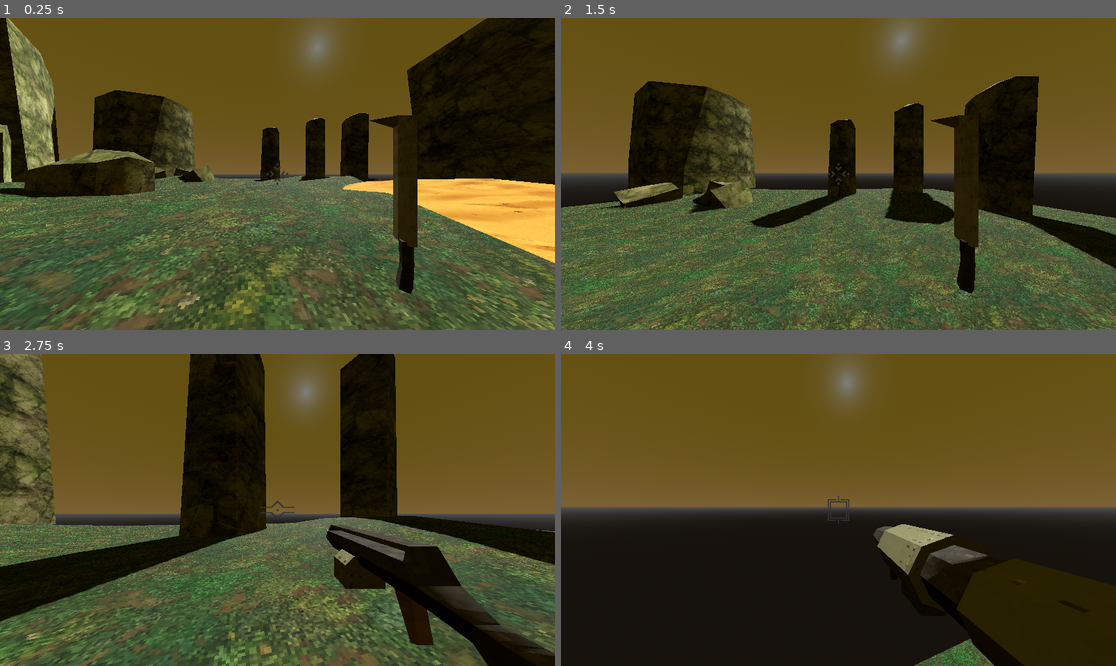
Above: before the commit, frames 1-4 (two rows, left to right).
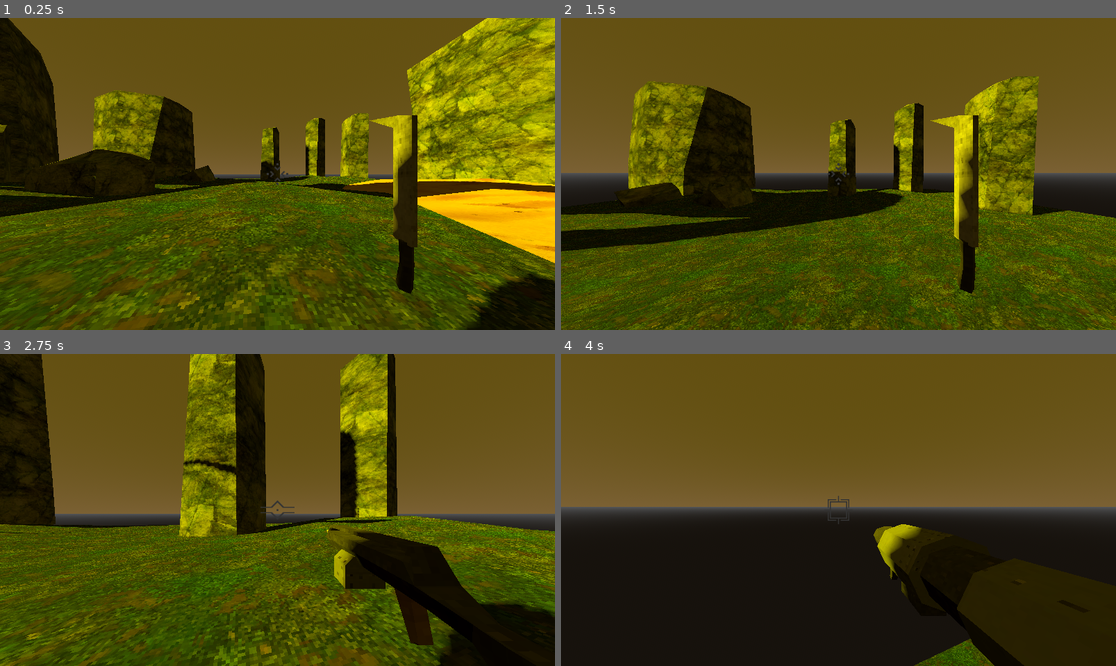
Above: after the commit, the same moments.

Repository: DavidWalshCode/Eldritch-Echoes
Game: Godot game, scene res://levels/level_2.tscn
Two runs of this game, one before a commit and one after it. Both use one fixed random seed, a clock stepped at 60 frames per second and the inputs below. This scene is started directly instead of the project's main scene.
Inputs (mouse positions are in pixels of both pictures, inside the frame that each line leads up to):
- Up to frame 1 (0.25 s): no input
- Up to frame 2 (1.5 s): tap Enter at 0.5 s; move the mouse to (866, 174) at 0.52 s; press the mouse at (866, 174) at 0.53 s; hold W (move_forwards) from 0.53 s (still down); tap Space (jump) at 0.77 s; move the mouse to (810, 174) at 1.27 s; release the mouse at (810, 174) at 1.28 s; tap 1 at 1.35 s
- Up to frame 3 (2.75 s): keep holding W (move_forwards); tap Space (jump) at 1.52 s; move the mouse to (288, 503) at 2.02 s; tap 2 at 2.1 s
- Up to frame 4 (4 s): keep holding W (move_forwards); move the mouse to (832, 516) at 2.77 s; tap 3 at 2.85 s; tap Space (jump) at 3.02, 3.77 s; move the mouse to (877, 513) at 3.52 s; tap 4 at 3.6 s

The runs differ from the first frame. In frame 1, 69% of the frame differs, in the area x 0-100%, y 0-100%; in frame 2, 55%; in frame 3, 55%; in frame 4, 3.4%.

Commit message:
Small updates to levels, testing fog

Diff:
--- a/characters/player/player.tscn
+++ b/characters/player/player.tscn
@@ -323,7 +323,6 @@
 attack_rate = 0.1
 
 [node name="Graphics" type="Node3D" parent="Camera3D/WeaponManager/Weapons/MachineGun"]
-transform = Transform3D(1, 0, 0, 0, 1, 0, 0, 0, 1, 0, 0, 0)
 
 [node name="MachineGun" parent="Camera3D/WeaponManager/Weapons/MachineGun/Graphics" instance=ExtResource("3_te2x3")]
 transform = Transform3D(2.05908, 0, 0, 0, 1.69975, 0, 0, 0, 1.58144, 0.411056, -0.44855, 0.660143)
@@ -413,7 +412,6 @@
 attack_rate = 0.5
 
 [node name="Graphics" type="Node3D" parent="Camera3D/WeaponManager/Weapons/RocketLauncher"]
-transform = Transform3D(1, 0, 0, 0, 1, 0, 0, 0, 1, 0, 0, 0)
 
 [node name="RocketLauncher" parent="Camera3D/WeaponManager/Weapons/RocketLauncher/Graphics" instance=ExtResource("5_l5ban")]
 transform = Transform3D(1.2503, 0, 0, 0, 1.2503, 0, 0, 0, 1.2503, 0.414483, -0.861467, -0.441595)
--- a/levels/level_1.tscn
+++ b/levels/level_1.tscn
@@ -17,6 +17,7 @@
 [sub_resource type="Environment" id="Environment_ublyh"]
 background_mode = 2
 sky = SubResource("Sky_jumne")
+ambient_light_source = 3
 
 [sub_resource type="SphereShape3D" id="SphereShape3D_2iuiu"]
 
@@ -84,7 +85,7 @@
 environment = SubResource("Environment_ublyh")
 
 [node name="DirectionalLight3D" type="DirectionalLight3D" parent="WorldEnvironment"]
-transform = Transform3D(0.320788, 0.890807, -0.321805, -0.643235, 0.454288, 0.616337, 0.69523, 0.00928238, 0.718728, -44.8472, 52.7676, 97.6761)
+transform = Transform3D(0.320788, 0.890807, -0.321805, -0.643235, 0.454288, 0.616338, 0.69523, 0.00928265, 0.718728, -44.8472, 52.7676, 97.6761)
 shadow_enabled = true
 
 [node name="Player" parent="." instance=ExtResource("5_1n71g")]
--- a/levels/level_2.tscn
+++ b/levels/level_2.tscn
@@ -18,6 +18,9 @@
 background_mode = 2
 background_energy_multiplier = 0.5
 sky = SubResource("Sky_jumne")
+ambient_light_source = 3
+volumetric_fog_enabled = true
+volumetric_fog_density = 0.02
 
 [node name="Level2" type="Node3D"]
 
@@ -90,7 +93,8 @@
 environment = SubResource("Environment_ublyh")
 
 [node name="DirectionalLight3D" type="DirectionalLight3D" parent="WorldEnvironment"]
-transform = Transform3D(0.320788, 0.890807, -0.321805, -0.643235, 0.454288, 0.616337, 0.69523, 0.00928238, 0.718728, -44.8472, 52.7676, 97.6761)
+transform = Transform3D(0.45218, 0.153721, 0.87858, -0.454479, -0.807857, 0.375254, 0.767452, -0.568979, -0.295434, 22.9948, 52.7676, 43.2198)
+light_color = Color(0.980392, 0.952941, 0, 1)
 shadow_enabled = true
 
 [node name="Player" parent="." instance=ExtResource("5_i4pyy")]
--- a/levels/level_3.tscn
+++ b/levels/level_3.tscn
@@ -17,6 +17,8 @@
 [sub_resource type="Environment" id="Environment_ublyh"]
 background_mode = 2
 sky = SubResource("Sky_jumne")
+volumetric_fog_enabled = true
+volumetric_fog_density = 0.04
 
 [node name="Level3" type="Node3D"]
 
@@ -93,7 +95,7 @@
 
 [node name="DirectionalLight3D" type="DirectionalLight3D" parent="WorldEnvironment"]
 transform = Transform3D(0.320788, 0.890807, -0.321805, -0.643235, 0.454288, 0.616337, 0.69523, 0.00928238, 0.718728, -44.8472, 52.7676, 97.6761)
-light_color = Color(0.878431, 0.0862745, 0, 1)
+light_color = Color(1, 0.466667, 0, 1)
 light_energy = 1.457
 shadow_enabled = true
 
--- a/levels/level_4.tscn
+++ b/levels/level_4.tscn
@@ -17,6 +17,8 @@
 [sub_resource type="Environment" id="Environment_ublyh"]
 background_mode = 2
 sky = SubResource("Sky_jumne")
+volumetric_fog_enabled = true
+volumetric_fog_density = 0.06
 
 [node name="Level4" type="Node3D"]
 
--- a/levels/level_5.tscn
+++ b/levels/level_5.tscn
@@ -17,6 +17,8 @@
 [sub_resource type="Environment" id="Environment_ublyh"]
 background_mode = 2
 sky = SubResource("Sky_jumne")
+volumetric_fog_enabled = true
+volumetric_fog_density = 0.03
 
 [node name="Level5" type="Node3D"]
 
--- a/weapons/projectiles/rocket.tscn
+++ b/weapons/projectiles/rocket.tscn
@@ -6,6 +6,21 @@
 [ext_resource type="PackedScene" uid="uid://cbi2uae24fd3r" path="res://effects/muzzleflash/muzzleflash3.glb" id="3_erksw"]
 [ext_resource type="Texture2D" uid="uid://dhud8rywluaw6" path="res://effects/circle32.png" id="5_8nqg7"]
 [ext_resource type="PackedScene" uid="uid://cbtf6d7s603ra" path="res://weapons/attackemitters/area_damage_emitter.tscn" id="5_jg43v"]
+
+[sub_resource type="Animation" id="Animation_aihlr"]
+length = 0.001
+tracks/0/type = "value"
+tracks/0/imported = false
+tracks/0/enabled = true
+tracks/0/path = NodePath(".:rotation")
+tracks/0/interp = 1
+tracks/0/loop_wrap = true
+tracks/0/keys = {
+"times": PackedFloat32Array(0),
+"transitions": PackedFloat32Array(1),
+"update": 0,
+"values": [Vector3(0, 0, 0)]
+}
 
 [sub_resource type="Animation" id="Animation_vmmb5"]
 resource_name = "spin"
@@ -23,21 +38,6 @@
 "values": [Vector3(0, 0, 0), Vector3(0, 0, 6.28319)]
 }
 
-[sub_resource type="Animation" id="Animation_aihlr"]
-length = 0.001
-tracks/0/type = "value"
-tracks/0/imported = false
-tracks/0/enabled = true
-tracks/0/path = NodePath(".:rotation")
-tracks/0/interp = 1
-tracks/0/loop_wrap = true
-tracks/0/keys = {
-"times": PackedFloat32Array(0),
-"transitions": PackedFloat32Array(1),
-"update": 0,
-"values": [Vector3(0, 0, 0)]
-}
-
 [sub_resource type="AnimationLibrary" id="AnimationLibrary_ekjoj"]
 _data = {
 "RESET": SubResource("Animation_aihlr"),
@@ -151,9 +151,6 @@
 script = ExtResource("2_u5d6h")
 delete_on_hit_after_time = 2.0
 
-[node name="Graphics" parent="." index="0"]
-transform = Transform3D(1, 0, 0, 0, 1, 0, 0, 0, 1, 0, 0, 0)
-
 [node name="rocket" parent="Graphics" index="0" instance=ExtResource("2_hiucq")]
 transform = Transform3D(1.91069e-15, 4.37114e-08, -1, 1, -4.37114e-08, 0, -4.37114e-08, -1, -4.37114e-08, 1.90316e-07, 1.98296e-07, 0.970209)
 
Binary file added: weapons/crosshairs/crosshair190.png
Not shown, added: weapons/crosshairs/crosshair190.png.import
